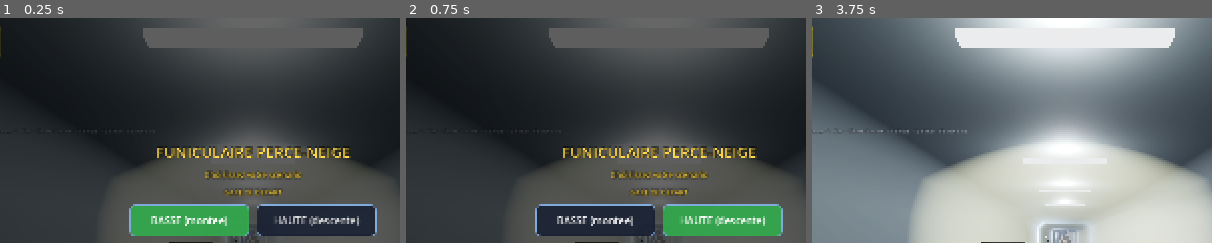
Above: before the commit, frames 1-3 (left to right).
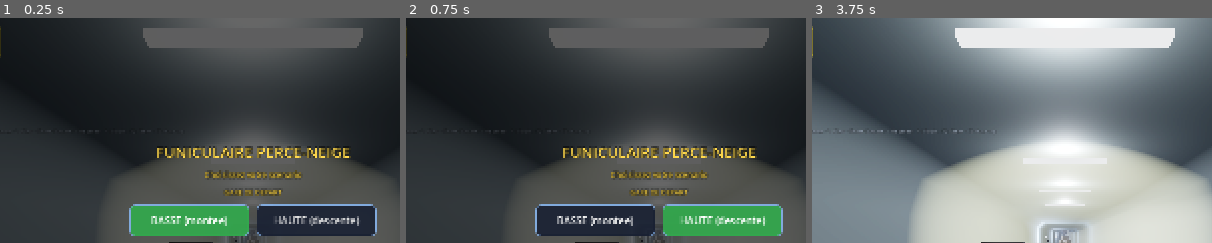
Above: after the commit, the same moments.

Repository: ARP273-ROSE/perce-neige-sim
Game: Godot game, scene res://scenes/main.tscn
Two runs of this game, one before a commit and one after it. Both use one fixed random seed, a clock stepped at 60 frames per second and the inputs below. Sound files missing from this copy of the repository are replaced by a short silence.
Inputs:
- Up to frame 1 (0.25 s): no input
- Up to frame 2 (0.75 s): click "BASSE (montee)" at 0.5 s
- Up to frame 3 (3.75 s): click "HAUTE (descente)" at 1.25 s; click "RAME 1 (voie gauche)" at 2 s; click "RAME 2 (voie droite)" at 2.75 s; click "COMMENCER" at 3.5 s
The pictures show only the part of the screen within x 18-68%, y 0-50%; the shares and areas given below are measured in that part.

The runs differ from the first frame. In frame 1, less than 0.1% of the frame differs, in the area x 35-37%, y 49-51%; in frame 2, less than 0.1%; in frame 3, 0.1%, in the area x 20-44%, y 49-52%.

Commit message:
fix(3d): reprise après arrêt d'urgence + inversion de sens en tunnel (touche I / INVERSER)
Deux problèmes traités (retour d'essai PWA 2026-07-12) :

1. IMPOSSIBLE DE REPARTIR après un arrêt d'urgence : l'auto-park de
   v1.12.10 réengageait le tambour à l'arrêt (comme le PC) mais sans
   porter l'autre moitié du mécanisme — sur le PC, relâcher l'urgence
   relâche AUSSI le tambour quand la rame est immobilisée en voyage
   (keyReleaseEvent Shift). Et request_depart() refusait car
   trip_started restait vrai en tunnel. Fix : release_emergency() lève
   le tambour si (voyage en cours, portes fermées, arrêt) ; à quai hors
   voyage il reste serré (c'est la séquence buzzer qui le lèvera).
   + verrou v1.12.6 porté : tambour réengagé dès que la rame est
   immobile hors séquence de voyage et hors urgence.

2. INVERSION DE SENS EN TUNNEL (demande : revenir en gare après une
   panne) — port de reverse_trip() du PC : touche I ou nouveau bouton
   tactile INVERSER, autorisé à l'arrêt total uniquement. La rame garde
   sa position, tambour réengagé, annonce réelle « retour du funiculaire
   en gare » (fichiers 62-66), puis PRÊT/DÉPART relance : séquence
   complète à quai, mais EN TUNNEL tempo silencieuse de 1,5 s sans
   annonce ni buzzer (les buzzers sont des haut-parleurs de quai —
   comme le PC « Resuming mid-tunnel — no buzzer »). En mode AUTO,
   l'automate se recale et relance le départ tout seul. À quai,
   l'inversion rouvre les portes et refait l'embarquement.

Banc headless complet : urgence 12 m/s → arrêt 6,1 s drum auto →
release → drum levé → reprise (v>0) → inversion → départ tunnel
silencieux → retour et arrivée gare basse propre ; à quai hors voyage
le drum reste serré au release.

Co-Authored-By: Claude Opus 4.8 (1M context) <noreply@anthropic.com>
Claude-Session: https://claude.ai/code/session_01UdVu7B5mE1LwQvD1hyekY2

Diff:
--- a/godot_project/scripts/audio.gd
+++ b/godot_project/scripts/audio.gd
@@ -99,8 +99,11 @@
 
 	# Buzzer de départ : déclenché au DÉBUT de la séquence (portes qui se
 	# ferment + buzzer 6-8 s, traction à la fin — cf. request_depart).
-	# Gares haut/bas ont des buzzers distincts.
-	if physics.departure_buzzer_remaining > 0.0 and _prev_buzzer_remaining <= 0.0:
+	# Gares haut/bas ont des buzzers distincts. UNIQUEMENT À QUAI : les
+	# buzzers sont des haut-parleurs de quai — une reprise en plein tunnel
+	# (après inversion de sens) est silencieuse, comme sur le PC.
+	if physics.departure_buzzer_remaining > 0.0 and _prev_buzzer_remaining <= 0.0 \
+			and physics.at_station():
 		var at_upper: bool = physics.s > PNConstants.LENGTH * 0.5
 		var buz: AudioStreamPlayer = _player_buzzer if at_upper else _player_buzzer_low
 		if buz != null and buz.stream:
--- a/godot_project/scripts/hud.gd
+++ b/godot_project/scripts/hud.gd
@@ -89,8 +89,8 @@
 	_help_label = Label.new()
 	_help_label.visible = not DisplayServer.is_touchscreen_available()
 	_help_label.text = _t(
-		"Haut/Bas Setpoint · Space Brake · Shift Emerg · H Phares · V View · Enter Depart · F1 Fault · F2 Clear · F3 Auto-op",
-		"Haut/Bas Consigne · Espace Frein · Shift Urgence · H Phares · V Vue · Entrée Départ · F1 Panne · F2 Clear · F3 Auto-exploit"
+		"Haut/Bas Setpoint · Space Brake · Shift Emerg · H Phares · V View · Enter Depart · I Reverse · F1 Fault · F2 Clear · F3 Auto-op",
+		"Haut/Bas Consigne · Espace Frein · Shift Urgence · H Phares · V Vue · Entrée Départ · I Inverser · F1 Panne · F2 Clear · F3 Auto-exploit"
 	)
 	_help_label.position = Vector2(20, 218)
 	_help_label.size = Vector2(1560, 22)
--- a/godot_project/scripts/main.gd
+++ b/godot_project/scripts/main.gd
@@ -615,7 +615,7 @@
 
 
 func _unhandled_input(event: InputEvent) -> void:
-	# Pannes + auto-exploitation
+	# Pannes + auto-exploitation + inversion de sens
 	if event is InputEventKey and event.pressed and not event.echo:
 		if event.keycode == KEY_F1 and fault_manager != null:
 			fault_manager.trigger_random()
@@ -623,3 +623,24 @@
 			fault_manager.clear_active()
 		elif event.keycode == KEY_F3 and auto_operator != null:
 			auto_operator.toggle()
+		elif event.keycode == KEY_I:
+			do_reverse()
+
+
+# Inversion du sens de marche (touche I / bouton INVERSER) — cas d'usage :
+# panne en plein tunnel, on fait demi-tour pour revenir à la gare. Comme le
+# PC : arrêt total requis, annonce « retour en gare », puis PRÊT/DÉPART
+# relance (sans buzzer en tunnel). En mode AUTO, l'automate se recale et
+# relance le départ tout seul.
+func do_reverse() -> void:
+	if client_mode or physics == null:
+		return
+	if not physics.reverse_trip():
+		print("[Reverse] refusé — rame pas à l'arrêt (v=%.2f m/s)" % physics.v)
+		return
+	if announcements != null:
+		announcements.play_now("return_station")
+	if exploitation_log != null:
+		exploitation_log.end_trip(false)
+	if auto_operator != null and auto_operator.enabled:
+		auto_operator._enter_initial_state()
--- a/godot_project/scripts/touch_controls.gd
+++ b/godot_project/scripts/touch_controls.gd
@@ -173,9 +173,20 @@
 	# --- Rangée haut-droite : boutons secondaires -------------------------
 	var top: HBoxContainer = HBoxContainer.new()
 	top.set_anchors_preset(Control.PRESET_TOP_RIGHT)
-	top.position = Vector2(-4 - 5 * 112, 10)
+	top.position = Vector2(-4 - 6 * 112, 10)
 	top.add_theme_constant_override("separation", 10)
 	root.add_child(top)
+
+	# INVERSER : demi-tour sur place (rame à l'arrêt total, à quai ou en
+	# plein tunnel — cas panne : on redescend chercher la gare). Appel
+	# direct de main.do_reverse(), qui joue l'annonce « retour en gare ».
+	var b_rev: Button = _mk_button("INVERSER",
+		"Inverser le sens de marche (rame à l'arrêt) — retour vers la gare")
+	b_rev.custom_minimum_size = Vector2(112, 56)
+	b_rev.pressed.connect(func() -> void:
+		if _main != null:
+			_main.do_reverse())
+	top.add_child(b_rev)
 
 	var b_lights: Button = _mk_button("PHARES", "Phares avant")
 	b_lights.custom_minimum_size = Vector2(102, 56)
--- a/godot_project/scripts/train_physics.gd
+++ b/godot_project/scripts/train_physics.gd
@@ -207,8 +207,14 @@
 
 	# Auto-park (chaîne de sécurité Von Roll, comme le PC) : train
 	# immobilisé sous frein d'urgence → le tambour se réengage seul pour
-	# qu'il ne reparte pas sur la pente.
+	# qu'il ne reparte pas sur la pente. (Relâché avec l'urgence par
+	# release_emergency si le voyage est en cours — reprise en tunnel.)
 	if emergency and absf(v) < 0.05 and not maint_brake:
+		maint_brake = true
+	# Ceinture + bretelles (verrou v1.12.6 du PC) : rame immobile HORS
+	# séquence de voyage et hors urgence → tambour réengagé (le drum ne se
+	# lève qu'au collage du contacteur, fin de buzzer).
+	if not trip_started and not emergency and absf(v) < 0.05 and not maint_brake:
 		maint_brake = true
 
 	# Intégration
@@ -493,12 +499,63 @@
 var door_phase_remaining: float = 0.0
 
 
+# La rame est-elle à quai (fenêtre ±5 m autour des points d'arrêt) ?
+# Sert aux interlocks portes/buzzer : les buzzers sont des haut-parleurs
+# PHYSIQUES sur les quais — inaudibles (et sans objet) en plein tunnel.
+func at_station() -> bool:
+	return s <= PNConstants.START_S + 5.0 or s >= PNConstants.STOP_S - 5.0
+
+
 func request_depart() -> void:
 	if trip_started or announce_phase_remaining > 0.0 \
 			or departure_buzzer_remaining > 0.0 \
 			or door_phase_remaining > 0.0:
 		return
-	announce_phase_remaining = ANNOUNCE_PHASE_S
+	if at_station() or doors_open:
+		# Séquence complète : annonce → fermeture portes → buzzer.
+		announce_phase_remaining = ANNOUNCE_PHASE_S
+	else:
+		# Reprise EN TUNNEL (après inversion de sens / arrêt anormal) :
+		# portes déjà fermées, pas de buzzer de quai — courte tempo
+		# silencieuse puis traction, comme le PC (« Resuming mid-tunnel —
+		# no buzzer », 1,5 s).
+		departure_buzzer_remaining = 1.5
+
+
+# Inversion du sens de marche — port de reverse_trip() du PC (touche I) :
+# autorisé à l'ARRÊT TOTAL uniquement, à quai comme en plein tunnel (cas
+# d'usage réel : panne en voie → on redescend chercher la gare). La rame
+# garde sa position, le tambour se réengage le temps du protocole, et le
+# conducteur relance par PRÊT/DÉPART (sans buzzer si en tunnel). Retourne
+# true si l'inversion a eu lieu (l'appelant joue l'annonce « retour en
+# gare » et log l'événement).
+func reverse_trip() -> bool:
+	if absf(v) >= 0.1:
+		return false
+	direction = -direction
+	v = 0.0
+	a = 0.0
+	speed_cmd = 0.0
+	speed_cmd_eff = 0.0
+	throttle = 0.0
+	brake = 0.0
+	maint_brake = true
+	trip_started = false
+	finished = false
+	trip_time = 0.0
+	rebound_timer = -1.0
+	turnaround_delay_remaining = 0.0
+	announce_phase_remaining = 0.0
+	departure_buzzer_remaining = 0.0
+	door_phase_remaining = 0.0
+	# Portes : ouvertes UNIQUEMENT si on inverse à quai (embarquement,
+	# avec rotation passagers) ; en tunnel elles restent fermées — on
+	# n'ouvre pas sur un tube de 3 m.
+	if at_station():
+		doors_open = true
+		roll_pax()
+	print("[Physics] inversion du sens — direction %d, s=%.0f" % [direction, s])
+	return true
 
 
 func start_trip() -> void:
@@ -517,3 +574,13 @@
 func release_emergency() -> void:
 	emergency = false
 	emergency_ramp = 0.0
+	# Comme le PC (keyReleaseEvent Shift) : le tambour, réengagé par
+	# l'auto-park pendant l'arrêt d'urgence, est relâché AVEC l'urgence
+	# quand la rame est immobilisée EN VOIE (voyage en cours, portes
+	# fermées) — le régulateur reprend la charge et la conduite peut
+	# repartir. Sans ça : tambour serré à vie après un arrêt d'urgence
+	# en tunnel, impossible de repartir (retour d'essai PWA 2026-07-12).
+	# À quai hors voyage, le tambour RESTE serré : c'est la séquence
+	# PRÊT/DÉPART (buzzer → start_trip) qui le lèvera.
+	if trip_started and not doors_open and absf(v) < 0.1:
+		maint_brake = false
